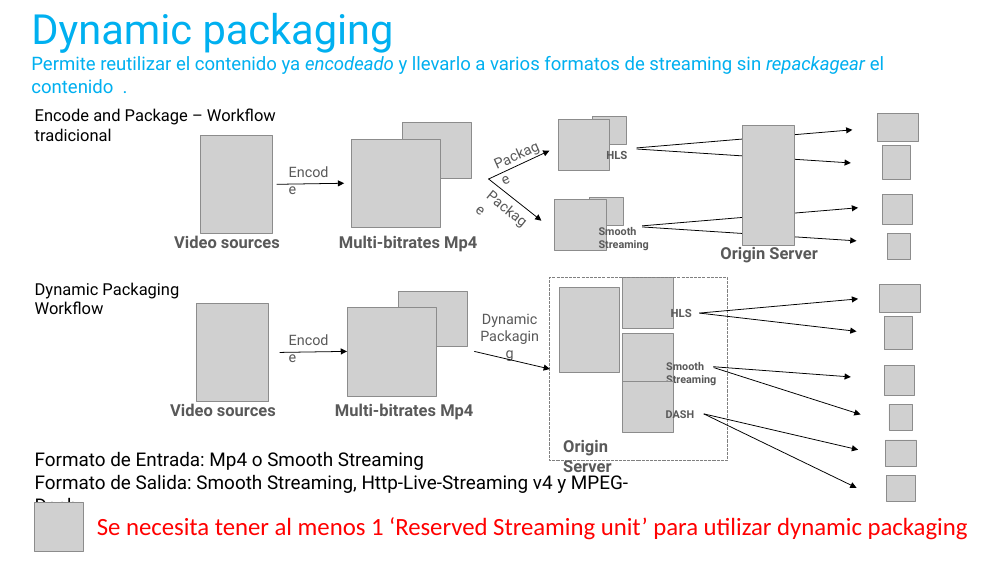
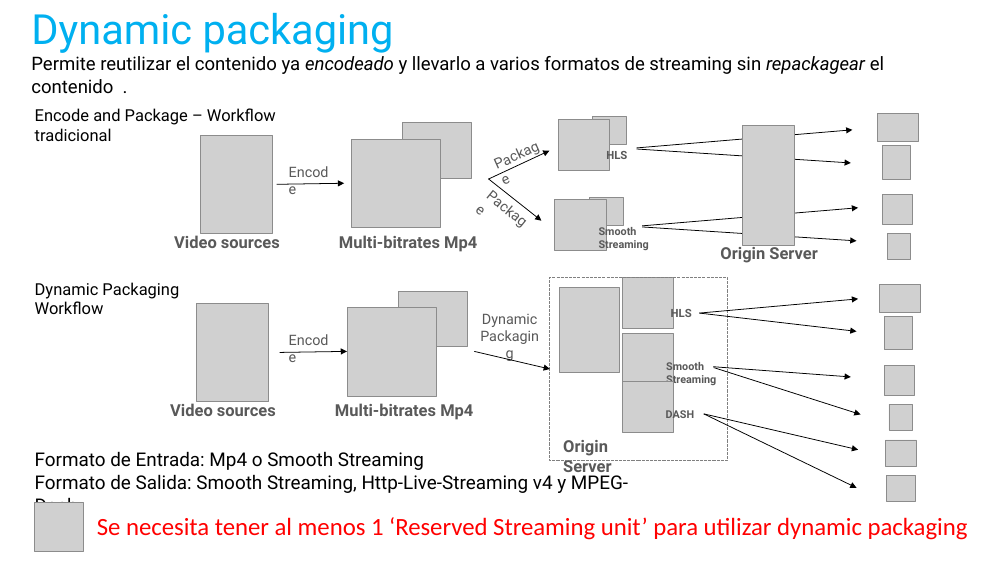
Before and after one commit to mconverti/webcast-aplicaciones-media-con-azure-media-services, a slide deck: slide 17 of webcast.pptx. Drawn at 1008x567 pixels with LibreOffice and Linux fonts; fonts in the diff are those of the drawing; grey boxes stand for pictures. Boxes give left, top, right and bottom in pixels: in the first picture for what was removed or moved away, otherwise in the second. Text is boxed around its words. In the diff, an @@ line names an element or a change of style, - is before the commit and + after.

```diff
--- a/webcast.pptx
+++ b/webcast.pptx
@@ title "Dynamic packaging Permite reutilizar el ..." at box(31, 12, 884, 94): text colour #00B0F0 to #000000 in "Permite reutilizar el contenido ya encodeado y ..." @@
```
Also in this commit, not shown: 5 other slides changed, 4 slides added, 1 slide removed.
